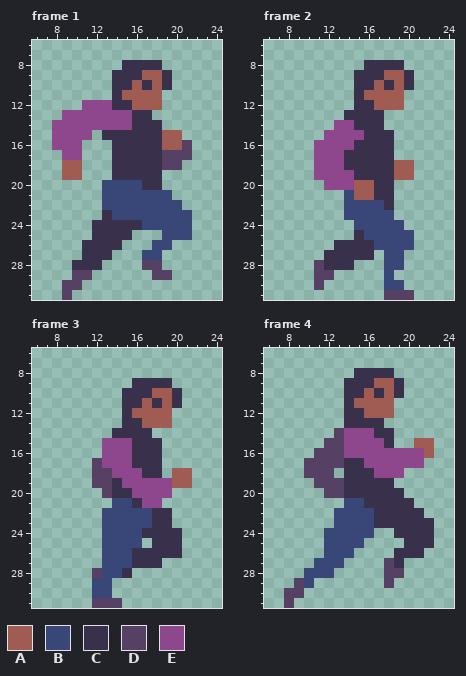
Pixel-art file, stored at res/player-run.ase. That is the earlier state.
32x32 pixels, 6 frames. Shown: frame 1: x 6..24, y 6..31; frame 2: x 6..24, y 6..31; frame 3: x 6..24, y 6..31; frame 4: x 6..24, y 6..31. The commit also changed other frames, which this record leaves out.
Palette (. is transparent): A #a05b53  B #394778  C #39314b  D #564064  E #8e478c
And afterwards:
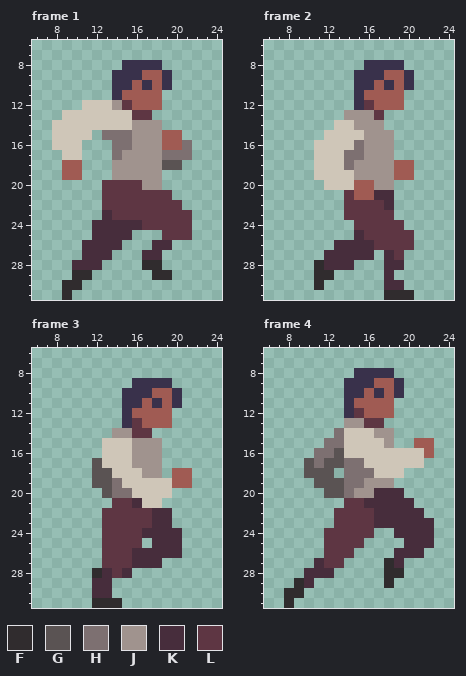
Colours new in this view: F #302c2e  G #5a5353  H #7d7071  J #a0938e  K #472d3c  L #5e3643
Author's note on the commit: made the player costume
Changes in this commit:
colour E: #8e478c -> #cfc6b8
Changed rows in their new state; - is a pixel that keeps its letter.
Frame 1:
first column x 9:
12 -----JL------
13 -------LL----
14 -------JJJ---
15 ----HHHJJJ---
16 -----HHJJJ--H
17 -----HJJJJHHH
18 -----JJJJJGG-
19 -----JJJJJ---
20 ----LLLLJJ---
21 ----LLLLLLL--
22 ----LLLLLLLL-
23 ----KLLLLLLLL
24 ---KKKKKLLLLL
25 ---KKKK---LLL
26 --KKKK---KK--
27 --KKK---KK---
28 -KKK----FF---
29 -FF------FF--
30 FF-----------
31 F------------
Frame 2:
first column x 11:
12 -----L----
13 ---JJJL---
14 ----JJJ---
15 -----JJJ--
16 ----HJJJ--
17 ---HHJJJ--
18 ---HJJJJ--
19 ----JJJJ--
20 ------JJ--
21 ---L--KK--
22 ---LLLLK--
23 ---LLLLL--
24 ----LLLLL-
25 ----KLLLLL
26 --KKKKLLLL
27 -KKKKK-KL-
28 FKKK---KK-
29 FF-----K--
30 F------KK-
31 -------FFF
Frame 3:
first column x 12:
13 ----L----
14 --JJLL---
15 ----JJJ--
16 ----JJJ--
17 G---JJJ--
18 GG---JJ--
19 GGH------
20 -GHH-----
21 --LLK----
22 -LLLLLKK-
23 -LLLLLKK-
24 -LLLLKKKK
25 -LLLL-KKK
26 -LLLKKKKK
27 -LLLKKK--
28 FKLK-----
29 KK-------
30 KK-------
31 FFF------
Frame 4:
first column x 8:
12 -------L-------
13 ------JJLL-----
14 -----H---JJ----
15 ----HH----J----
16 ---HHG---------
17 --GHGGHH-------
18 --GGG-HHH------
19 ---GGGHHJJJ----
20 ----GGHJJKKK---
21 ------LLKKKKK--
22 -----LLLLKKKKK-
23 -----LLLLKKKKKK
24 ----LLLLL--KKKK
25 ----LLLL----KKK
26 ----LLL----KKK-
27 ---KLL----FK---
28 --KKK-----FF---
29 -FK-------F----
30 FF-------------
31 F--------------
